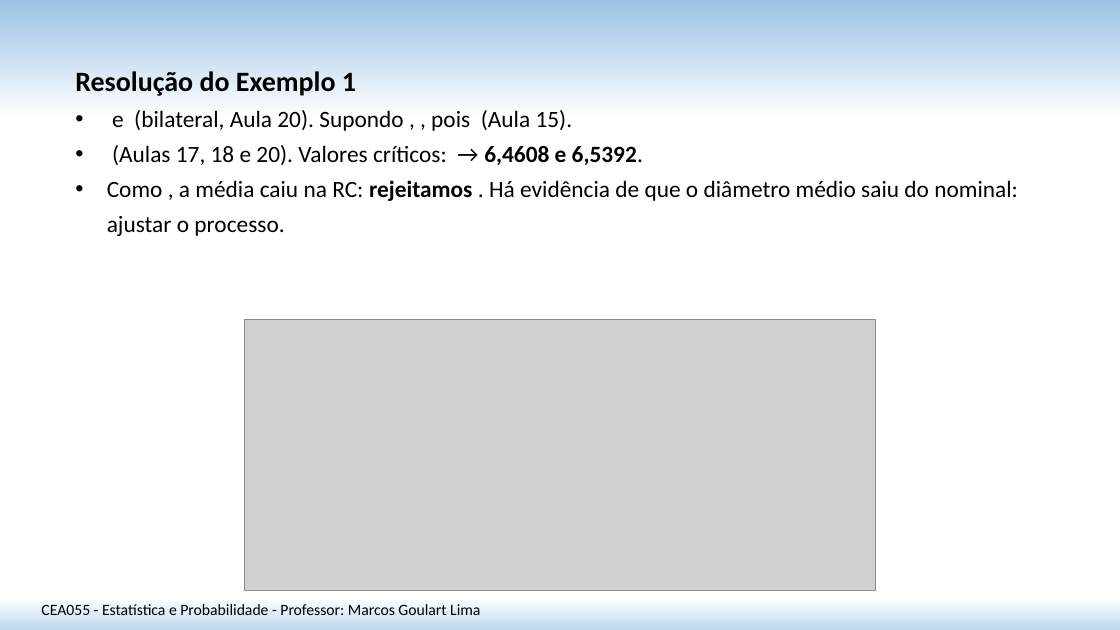
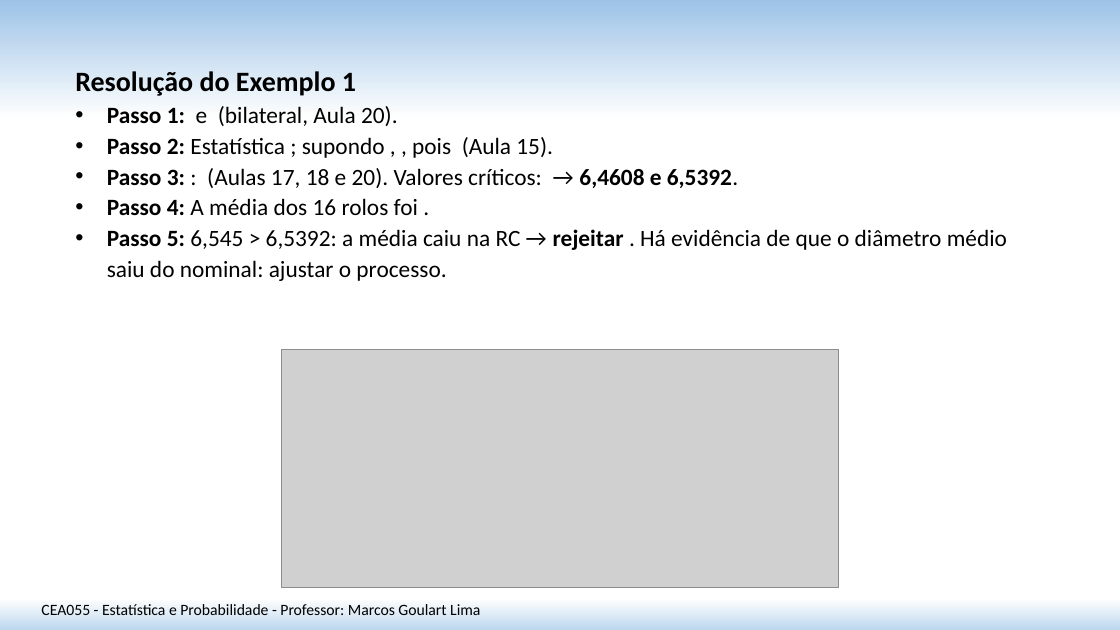
Before and after one commit to matmarcos/minhas-aulas, a slide deck: slide 4 of content/2026-2/cea055-estatistica-probabilidade/21-teste-hipotese-media-var-conhecida/Aula_21_Teste_Hipotese_Media_Var_Conhecida_SITE.pptx. Drawn at 1120x630 pixels with LibreOffice and Linux fonts; fonts in the diff are those of the drawing; grey boxes stand for pictures. Boxes give left, top, right and bottom in pixels: in the first picture for what was removed or moved away, otherwise in the second. Text is boxed around its words. In the diff, an @@ line names an element or a change of style, - is before the commit and + after.

```diff
--- a/content/2026-2/cea055-estatistica-probabilidade/21-teste-hipotese-media-var-conhecida/Aula_21_Teste_Hipotese_Media_Var_Conhecida_SITE.pptx
+++ b/content/2026-2/cea055-estatistica-probabilidade/21-teste-hipotese-media-var-conhecida/Aula_21_Teste_Hipotese_Media_Var_Conhecida_SITE.pptx
@@ text at [107,106,1007,281]: text changed @@
-• e (bilateral, Aula 20). Supondo , , pois (Aula 15).
-• (Aulas 17, 18 e 20). Valores críticos: → 6,4608 e 6,5392.
-• Como , a média caiu na RC: rejeitamos . Há evidência de que o diâmetro médio saiu do nominal: ajustar o processo.
+• Passo 1: e (bilateral, Aula 20).
+• Passo 2: Estatística ; supondo , , pois (Aula 15).
+• Passo 3: : (Aulas 17, 18 e 20). Valores críticos: → 6,4608 e 6,5392.
+• Passo 4: A média dos 16 rolos foi .
+• Passo 5: 6,545 > 6,5392: a média caiu na RC → rejeitar . Há evidência de que o diâmetro médio saiu do nominal: ajustar o processo.
@@ picture: place and size @@
-picture at [245,320,875,592]
+picture at [281,350,838,588]
```
Also in this commit, not shown: 10 other slides changed, 2 slides added, 1 other file.
